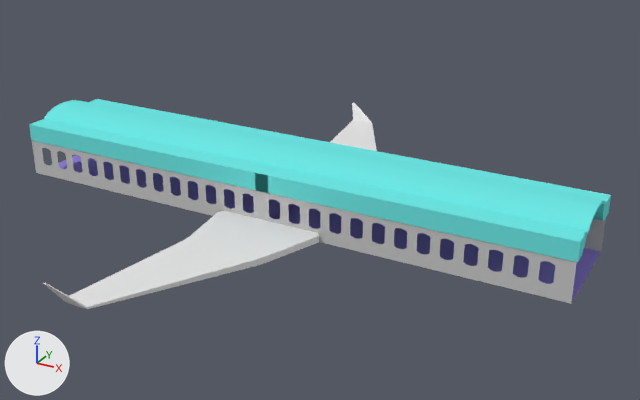
The Blender file Assets/Objects/plane.blend: old version first, new version second.
Before and after are seen from a 50 mm lens placed at (37.3, -46.4, 24.3), pointed at (11.6, 0.4, 0.9). Lighting does not change. The marker at lower left points along +X, +Y and +Z.

Objects in the first picture: 'Cabin Luggage', 'Cabin Luggage 2', 'Cabin Luggage 3', 'Cabin Luggage 4', 'Floor', 'Roof', 'Roof 2', 'Roof 2.001', 'Wall', 'Wall 4', 'Wing Left', 'Wing Left.001'.
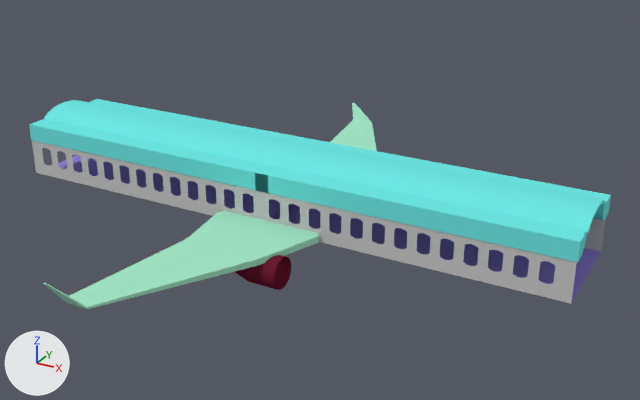
Pixel boxes [x1, y1, x2, y2] of what changed, in the pictures (640 x 400 px):
'Wing Left.001', recoloured (white to green)
    both: [43, 211, 319, 309]
'Right Engine', added (red)
    after: [235, 255, 291, 290]
'Wing Left', recoloured (white to green)
    both: [330, 103, 377, 151]

The change, as a diff of the scene's bpy script:
```diff
--- a/Assets/Objects/plane.blend.py
+++ b/Assets/Objects/plane.blend.py
@@ mat_material_005 @@
+mat_material_005 = diffuse_material('Material.005')
+mat_material_005.base_color = (0.376, 0.8, 0.581)  # green #a5e7c9
@@ mat_material_004 @@
+mat_material_004 = diffuse_material('Material.004')
+mat_material_004.base_color = (0.152, 0.0116, 0.0343)  # dark red #6d1c34
@@ me_cube_010 @@
 me_cube_010.from_pydata(...)  # 40 vertices, 42 faces; spans x -1.33..0.97, y -1.0..2.77, z -1.0..5.83
+me_cube_010.materials.append(mat_material_005)  # green #a5e7c9
@@ me_cube_009 @@
 me_cube_009.from_pydata(...)  # 40 vertices, 42 faces; spans x -1.33..0.97, y -1.0..2.77, z -1.0..5.83
+me_cube_009.materials.append(mat_material_005)  # green #a5e7c9
@@ me_cylinder_009 @@
+me_cylinder_009.from_pydata(...)  # 160 vertices, 130 faces; spans x -1.0..1.0, y -1.0..1.0, z -3.34..1.0
+me_cylinder_009.materials.append(mat_material_004)  # dark red #6d1c34
@@ ob_right_engine @@
+ob_right_engine = bpy.data.objects.new('Right Engine', me_cylinder_009)
+ob_right_engine.location = (12.2, -7.11, -0.59)
+ob_right_engine.rotation_euler = (0.0, 1.571, 0.0)  # degrees (0, 90, 0)
```
